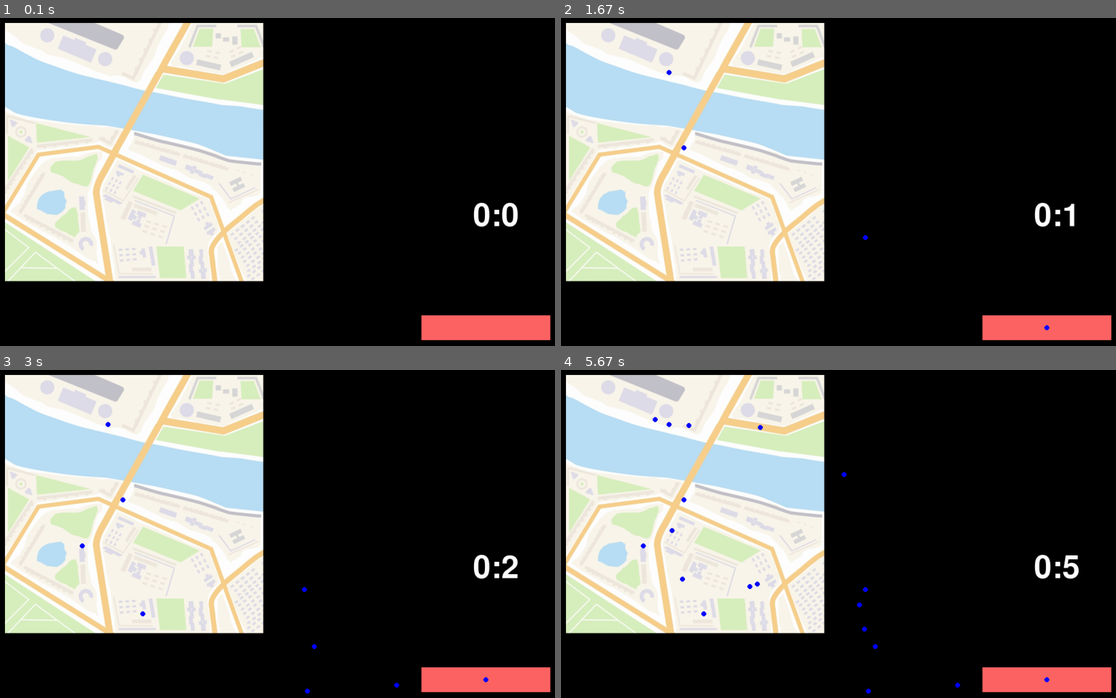
Above: before the commit, frames 1-4 (two rows, left to right).
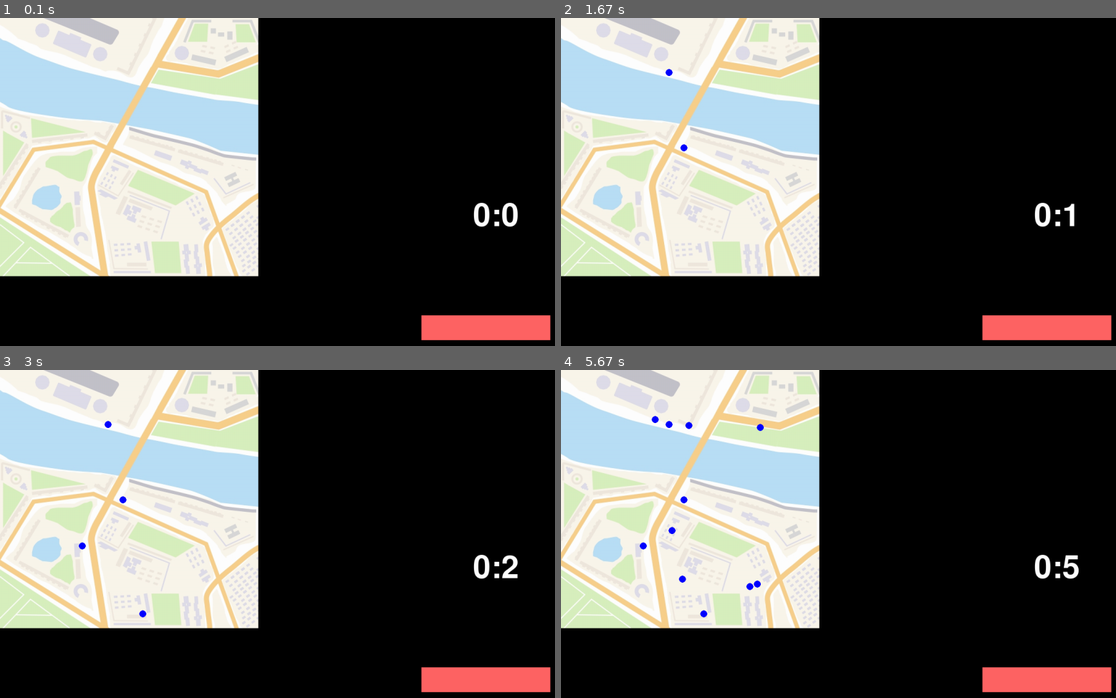
Above: after the commit, the same moments.

Repository: Alicccce/project_pygame
Game: pygame game, started from main.py
Two runs of this game, one before a commit and one after it. Both use one fixed random seed, a clock stepped at 60 frames per second and the inputs below.
Inputs (mouse positions are in pixels of both pictures, inside the frame that each line leads up to):
- Up to frame 1 (0.1 s): no input
- Up to frame 2 (1.67 s): press the mouse at (1043, 326) at 0.37 s; move the mouse to (866, 237) at 0.47 s; release the mouse at (683, 149) at 0.6 s; click (666, 73) at 1.22 s
- Up to frame 3 (3 s): press the mouse at (482, 678) at 2.03 s; move the mouse to (394, 684) at 2.13 s; release the mouse at (305, 691) at 2.27 s; press the mouse at (482, 678) at 2.37 s; move the mouse to (316, 645) at 2.47 s; release the mouse at (144, 612) at 2.6 s; click (83, 543) at 2.72 s
- Up to frame 4 (5.67 s): click (844, 474) at 3.05 s; press the mouse at (1043, 678) at 3.37 s; move the mouse to (866, 629) at 3.47 s; release the mouse at (683, 579) at 3.6 s; click (755, 583) at 3.72 s; click (749, 586) at 4.05 s; click (688, 425) at 4.38 s; press the mouse at (1043, 678) at 4.7 s; move the mouse to (860, 606) at 4.8 s; release the mouse at (672, 530) at 4.93 s; click (760, 425) at 5.05 s; click (655, 419) at 5.38 s

The runs differ from the first frame. In frame 1, 14% of the frame differs, in the area x 0-48%, y 0-81%; in frame 2, 14%; in frame 3, 14%; in frame 4, 14%, in the area x 0-88%, y 0-99%.

Commit message:
задание 2 А

Diff:
--- a/main.py
+++ b/main.py
@@ -40,7 +40,6 @@
     return image
 
 
-
 if __name__ == '__main__':
     pygame.init()
 
@@ -48,7 +47,7 @@
     size = (1300, 750)
     image = load_image("itog.png")
     screen = pygame.display.set_mode(size)
-    drawing_surface = pygame.Surface(size, pygame.SRCALPHA)
+    drawing_surface = pygame.Surface(image.get_size(), pygame.SRCALPHA)
 
     clock = pygame.time.Clock()
     start_ticks = pygame.time.get_ticks()  # стартовое время в миллисекундах
@@ -57,16 +56,20 @@
     # Определите шрифт один раз вне цикла
     font = pygame.font.Font('freesansbold.ttf', 64)
 
+
+    checkpoints = [(320, 87), (221, 262), (68, 432), (441, 423), (68, 267)]
+    checkpoints_x = [320, 221, 68, 441, 68]
+    checkpoints_y = [87, 262, 432, 423, 267]
+    s = []
+
     while running:
+        check = []
         millis = pygame.time.get_ticks() - start_ticks
         secs = millis // 1000
         if secs >= 16:
             secs = 15
         mins = secs // 60
         secs %= 60
-
-
-
 
         text = font.render('{}:{}'.format(mins, secs), True, WHITE, BLACK)
         textRect = text.get_rect(center=(1000, 400))
@@ -76,23 +79,41 @@
                 running = False
             if event.type == pygame.MOUSEBUTTONDOWN and event.button == 1:
                 x, y = event.pos
-            if event.type == pygame.MOUSEMOTION or event.type == pygame.MOUSEBUTTONDOWN :
-                if pygame.mouse.get_pressed()[0]:
-                    pygame.draw.circle(drawing_surface, BLUE, event.pos, 5)
-                    pygame.draw.circle(screen, BLUE, event.pos, 5)
-
+            if event.type == pygame.MOUSEMOTION or event.type == pygame.MOUSEBUTTONDOWN:
+                if millis // 1000 >= 15:
+                    if len(s) != 5:
+                        tab = pygame.font.SysFont('arial', 26)
+                        sc_text = tab.render('Не получилось :( Попробуете выполнить задание заново?', True, WHITE, BLUE)
+                        cor = sc_text.get_rect(center=(900, 250))
+                        screen.blit(sc_text, cor)
+                    else:
+                        tab = pygame.font.SysFont('arial', 26)
+                        sc_text = tab.render('Всё GOOD', True, WHITE, BLUE)
+                        cor = sc_text.get_rect(center=(900, 250))
+                        screen.blit(sc_text, cor)
+                else:
+                    if pygame.mouse.get_pressed()[0]:
+                        pygame.draw.circle(drawing_surface, BLUE, event.pos, 7.5)
+                        dopustm = 0
+                        for i in range(30):
+                            if (event.pos[0] + dopustm in checkpoints_x and event.pos[1] + dopustm in checkpoints_y):
+                                check.append((event.pos[0] + dopustm, event.pos[1] + dopustm))
+                            if (event.pos[0] - dopustm in checkpoints_x and event.pos[1] - dopustm in checkpoints_y):
+                                check.append((event.pos[0] - dopustm, event.pos[1] - dopustm))
+                            if (event.pos[0] + dopustm in checkpoints_x and event.pos[1] - dopustm in checkpoints_y):
+                                check.append((event.pos[0] - dopustm, event.pos[1] - dopustm))
+                            if (event.pos[0] - dopustm in checkpoints_x and event.pos[1] + dopustm in checkpoints_y):
+                                check.append((event.pos[0] - dopustm, event.pos[1] - dopustm))
+                            dopustm += 1
+        for ch in check:
+            for hc in checkpoints:
+                if ch == hc and ch not in s:
+                    s.append(ch)
 
         screen.blit(text, textRect)
         button_done.draw(screen, 850, 600)
-
-        if millis // 1000 >= 15:
-            tab = pygame.font.SysFont('arial', 32)
-            sc_text = tab.render('Вы нe успели! Попробуете выполнить задание заново?', True, WHITE, BLUE)
-            cor = sc_text.get_rect(center=(900, 250))
-            screen.blit(sc_text, cor)
-
-        screen.blit(image, (10, 10))
-        screen.blit(drawing_surface, (0,0))
+        screen.blit(image, (0, 0))
+        screen.blit(drawing_surface, (0, 0))
 
         pygame.display.flip()
         clock.tick(60)  # Ограничить до 60 кадров в секунду
